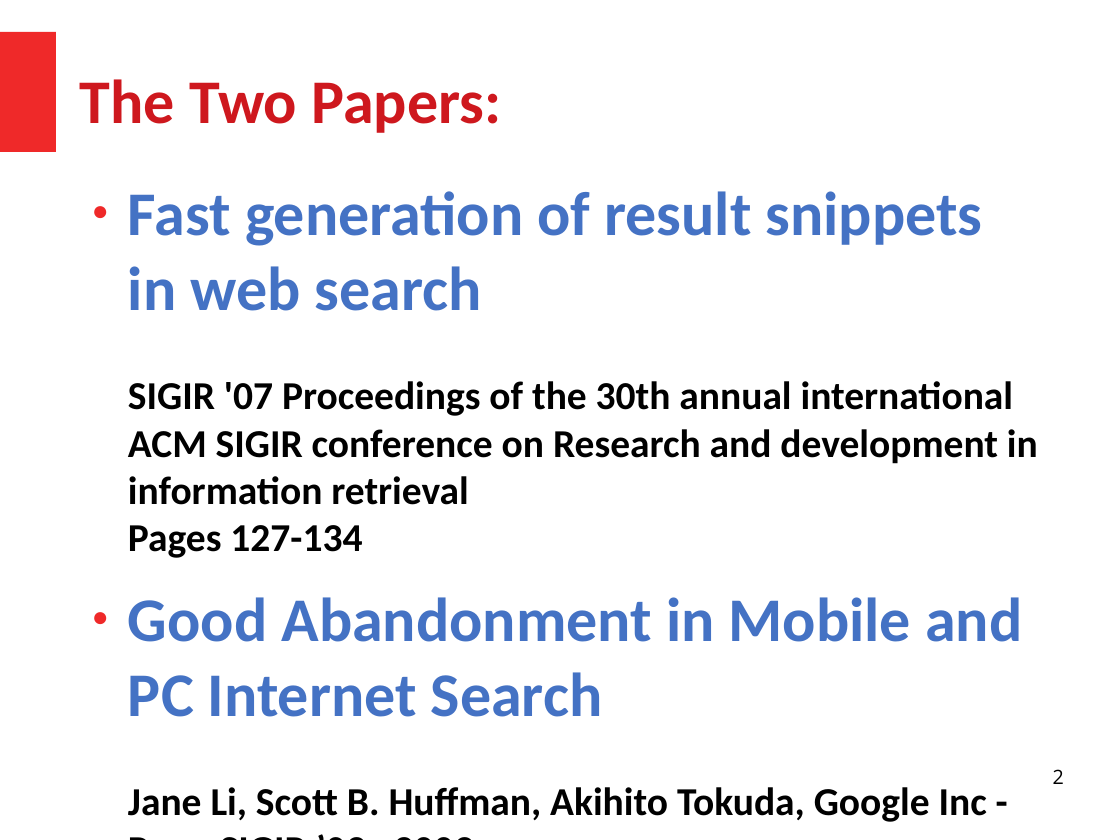
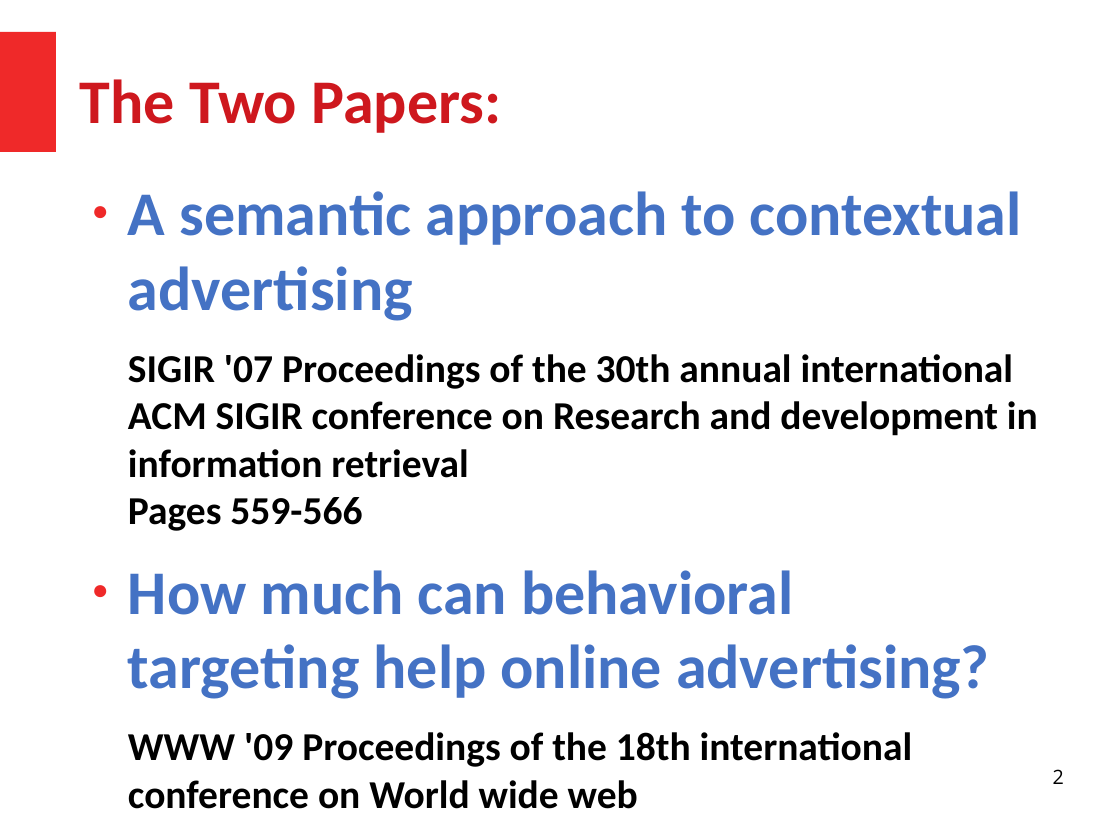
Before and after one commit to HussamHallak/cs834-f17, a slide deck: slide 2 of assignments/P4/P4.odp. Drawn at 1120x840 pixels with LibreOffice and Linux fonts; fonts in the diff are those of the drawing. Boxes give left, top, right and bottom in pixels: in the first picture for what was removed or moved away, otherwise in the second. Text is boxed around its words. In the diff, an @@ line names an element or a change of style, - is before the commit and + after.

```diff
--- a/assignments/P4/P4.odp
+++ b/assignments/P4/P4.odp
@@ text at (128, 191, 1038, 809): text changed @@
-● Fast generation of result snippets in web search
-  SIGIR '07 Proceedings of the 30th annual international ACM SIGIR conference on Research and development in information retrieval
-  Pages 127-134
-● Good Abandonment in Mobile and PC Internet Search
-  Jane Li, Scott B. Huffman, Akihito Tokuda, Google Inc - Proc. SIGIR ’09 , 2009
+● A semantic approach to contextual advertising
+SIGIR '07 Proceedings of the 30th annual international ACM SIGIR conference on Research and development in information retrieval
+Pages 559-566
+● How much can behavioral targeting help online advertising?
+WWW '09 Proceedings of the 18th international conference on World wide web
+Pages 261-270
```
Also in this commit, not shown: 1 other slide changed, 43 slides added, 40 slides removed, 36 other files.
